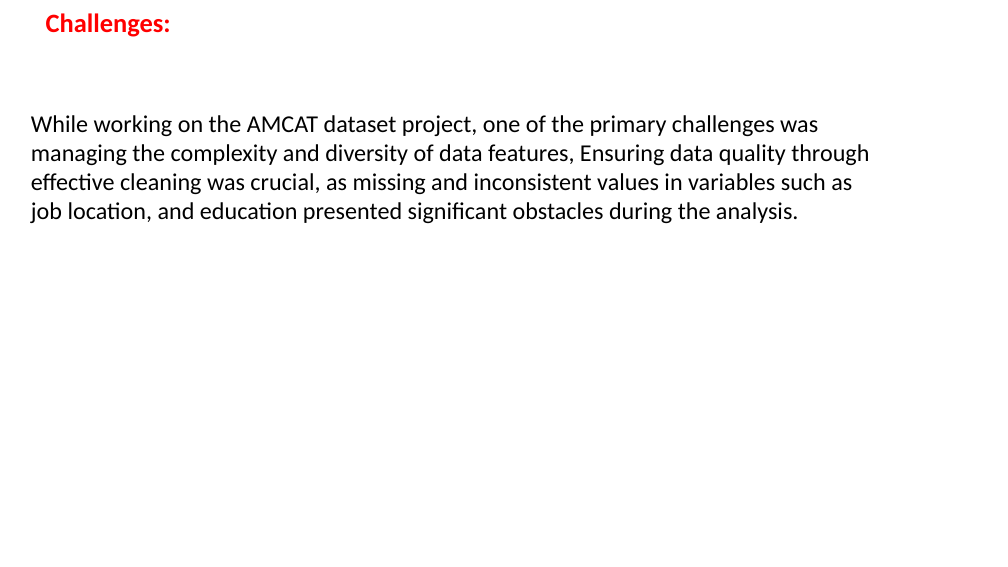
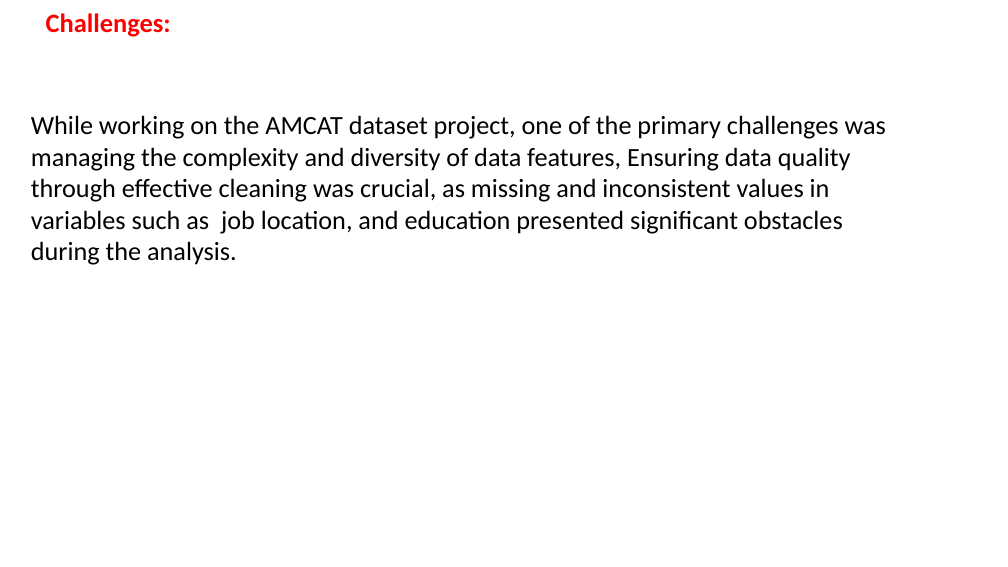
Before and after one commit to KajalDaga/AMCAT-Analysis, a slide deck: slide 11 of Innomatics_Project_AMCAT_Analysis.pptx. Drawn at 1008x567 pixels with LibreOffice and Linux fonts; fonts in the diff are those of the drawing; background and template pictures are left out. Boxes give left, top, right and bottom in pixels: in the first picture for what was removed or moved away, otherwise in the second. Text is boxed around its words. In the diff, an @@ line names an element or a change of style, - is before the commit and + after.

```diff
--- a/Innomatics_Project_AMCAT_Analysis.pptx
+++ b/Innomatics_Project_AMCAT_Analysis.pptx
@@ text "While working on the AMCAT ..." at <box>31,115,886,265</box>: size 23 to 25 pt @@
```
Also in this commit, not shown: 4 other slides changed, 1 other file.
